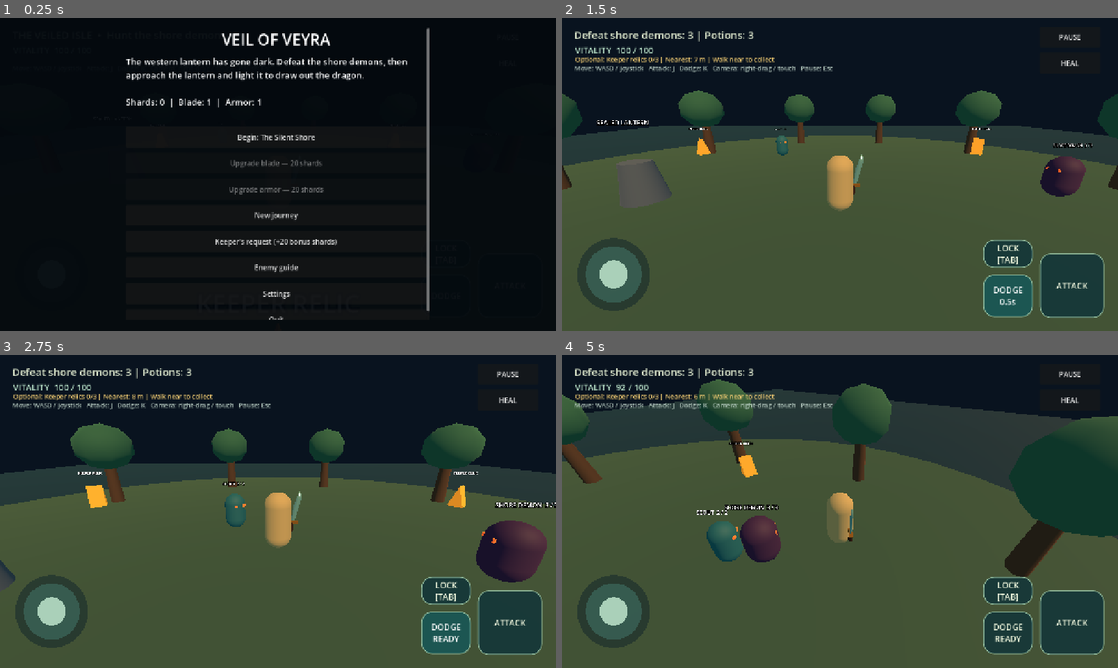
Above: before the commit, frames 1-4 (two rows, left to right).
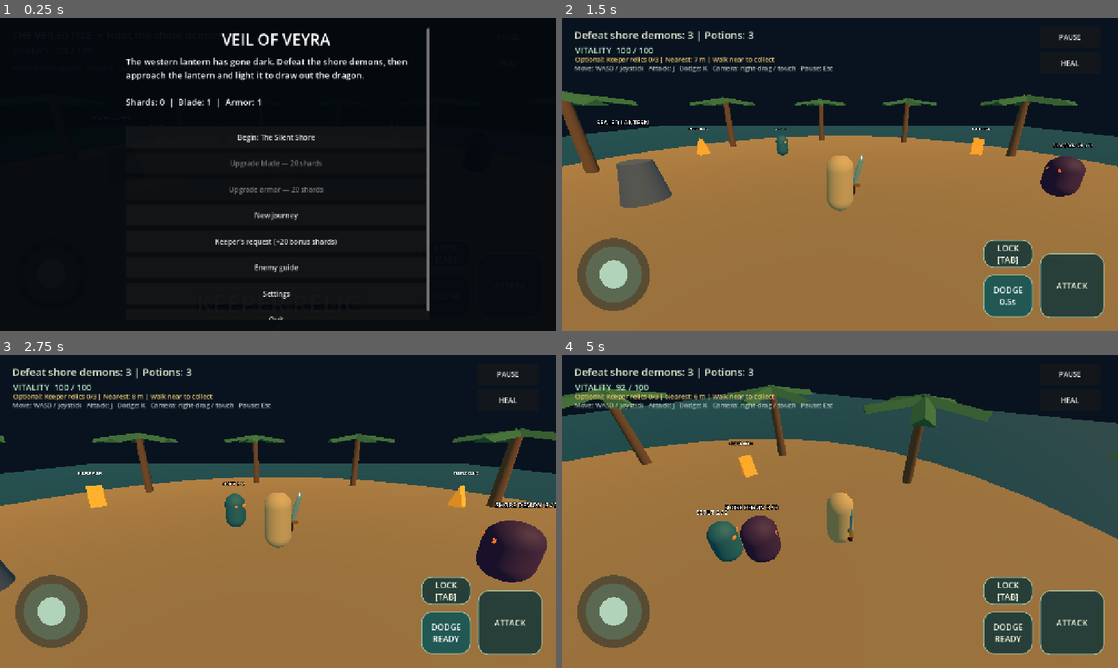
Above: after the commit, the same moments.

Repository: Hirukshanan/veil-of-veyra
Game: Godot game, scene res://scenes/main.tscn
The game is run twice, just before and just after one commit, with the same random seed, the same clock (stepped at 60 frames per second) and the same inputs.
Inputs (mouse positions are in pixels of both pictures, inside the frame that each line leads up to):
- Up to frame 1 (0.25 s): no input
- Up to frame 2 (1.5 s): click "Begin: The Silent Shore" at 0.5 s; click "DODGE READY" at 1.25 s
- Up to frame 3 (2.75 s): click "DODGE READY" at 2 s
- Up to frame 4 (5 s): tap Enter at 2.75 s; move the mouse to (962, 495) at 2.77 s; hold D (move_right) 2.78-3.5 s; tap J (attack) at 2.85 s; click (962, 495) at 2.92 s; tap Space at 3.02 s; drag from (728, 527) to (812, 574) at 3.52 s; move the mouse to (895, 442) at 4.27 s; hold D (move_right) from 4.28 s (still down); tap E (interact) at 4.35 s

The runs differ from the first frame. In frame 2, 56% of the frame differs, in the area x 0-100%, y 23-100%; in frame 3, 55%; in frame 4, 68%, in the area x 0-100%, y 7-100%.

Commit message:
feat: give chapter arenas distinct island environments

Diff:
--- a/scripts/campaign.gd
+++ b/scripts/campaign.gd
@@ -118,6 +118,7 @@
 
 func _ready() -> void:
 	_load_progress()
+	environment_chapter = chapter
 	super._ready()
 	_load_settings()
 	player.set("max_health", 100 + armor_level * 25)
--- /dev/null
+++ b/scripts/chapter_environment.gd
@@ -0,0 +1,87 @@
+extends Node3D
+
+const GROUND_COLORS := [Color(0.58, 0.48, 0.29), Color(0.19, 0.31, 0.21), Color(0.21, 0.2, 0.25)]
+const SEA_COLORS := [Color(0.03, 0.28, 0.34), Color(0.025, 0.17, 0.19), Color(0.09, 0.1, 0.17)]
+var chapter := 0
+var landmarks: Array[Node3D] = []
+
+func _ready() -> void:
+	var count: int = [10, 14, 8][chapter]
+	for index in range(count):
+		var angle := TAU * float(index) / count + 0.17
+		var landmark := Node3D.new()
+		landmark.name = ["ShorePalm", "GroveTree", "RuinPillar"][chapter] + str(index + 1)
+		landmark.position = Vector3(cos(angle) * 12.8, 0, sin(angle) * 12.8)
+		add_child(landmark)
+		landmarks.append(landmark)
+		match chapter:
+			0: _palm(landmark)
+			1: _grove_tree(landmark, index)
+			2: _ruin(landmark, index)
+
+func _piece(parent: Node3D, mesh: Mesh, location: Vector3, color: Color) -> MeshInstance3D:
+	var instance := MeshInstance3D.new()
+	instance.mesh = mesh
+	instance.position = location
+	var material := StandardMaterial3D.new()
+	material.albedo_color = color
+	material.roughness = 0.9
+	instance.material_override = material
+	parent.add_child(instance)
+	return instance
+
+func _column(parent: Node3D, radius: float, height: float, color: Color) -> void:
+	var mesh := CylinderMesh.new()
+	mesh.top_radius = radius * 0.8
+	mesh.bottom_radius = radius
+	mesh.height = height
+	mesh.radial_segments = 8
+	_piece(parent, mesh, Vector3(0, height * 0.5, 0), color)
+	# Camera-only blockers keep direct-pursuit enemies from getting trapped.
+	var blocker := StaticBody3D.new()
+	blocker.collision_layer = 4
+	blocker.collision_mask = 0
+	var collision := CollisionShape3D.new()
+	var shape := CylinderShape3D.new()
+	shape.radius = radius
+	shape.height = height
+	collision.shape = shape
+	collision.position.y = height * 0.5
+	blocker.add_child(collision)
+	parent.add_child(blocker)
+
+func _palm(parent: Node3D) -> void:
+	_column(parent, 0.25, 3.6, Color(0.43, 0.3, 0.18))
+	for index in range(5):
+		var angle := TAU * index / 5.0
+		var frond := PrismMesh.new()
+		frond.size = Vector3(0.8, 0.25, 2.6)
+		var leaf := _piece(parent, frond, Vector3(sin(angle) * 1.1, 3.55, cos(angle) * 1.1), Color(0.2, 0.43, 0.25))
+		leaf.rotation = Vector3(0.15, angle, 0)
+
+func _grove_tree(parent: Node3D, index: int) -> void:
+	var height := 3.0 + (index % 3) * 0.4
+	_column(parent, 0.38, height, Color(0.22, 0.17, 0.16))
+	var crown := SphereMesh.new()
+	crown.radius = 1.5
+	crown.height = 2.7
+	crown.radial_segments = 8
+	crown.rings = 4
+	_piece(parent, crown, Vector3(0, height, 0), Color(0.12, 0.3, 0.24))
+	var fungus := SphereMesh.new()
+	fungus.radius = 0.25
+	fungus.height = 0.2
+	fungus.radial_segments = 8
+	fungus.rings = 4
+	_piece(parent, fungus, Vector3(0.6, 0.2, 0.3), Color(0.3, 0.65, 0.65))
+
+func _ruin(parent: Node3D, index: int) -> void:
+	var height := 2.3 if index % 2 == 0 else 3.7
+	_column(parent, 0.6, height, Color(0.33, 0.3, 0.38))
+	var plinth := BoxMesh.new()
+	plinth.size = Vector3(1.5, 0.3, 1.5)
+	_piece(parent, plinth, Vector3(0, 0.15, 0), Color(0.29, 0.26, 0.32))
+	var cap := BoxMesh.new()
+	cap.size = Vector3(1.3, 0.3, 1.1)
+	var broken_cap := _piece(parent, cap, Vector3(0.1, height, 0), Color(0.43, 0.38, 0.46))
+	broken_cap.rotation.z = 0.12 if index % 2 == 0 else -0.08
--- a/scripts/main.gd
+++ b/scripts/main.gd
@@ -3,6 +3,8 @@
 const PLAYER_SCRIPT = preload("res://scripts/player.gd")
 const ENEMY_SCRIPT = preload("res://scripts/enemy.gd")
 const BOSS_SCRIPT = preload("res://scripts/boss.gd")
+const ENVIRONMENT_SCRIPT = preload("res://scripts/chapter_environment.gd")
+var environment_chapter := 0
 
 var player: CharacterBody3D
 var status_label: Label
@@ -90,25 +92,28 @@
 
 func _build_island() -> void:
 	var water := MeshInstance3D.new()
+	water.name = "Sea"
 	var water_mesh := PlaneMesh.new()
 	water_mesh.size = Vector2(90, 90)
 	water.mesh = water_mesh
 	water.position.y = -1.45
-	water.material_override = _material(Color(0.025, 0.19, 0.24))
+	water.material_override = _material(ENVIRONMENT_SCRIPT.SEA_COLORS[environment_chapter])
 	add_child(water)
 
 	var island := StaticBody3D.new()
+	island.name = "Island"
 	island.position.y = -0.7
 	add_child(island)
 
 	var island_mesh := MeshInstance3D.new()
+	island_mesh.name = "Surface"
 	var cylinder := CylinderMesh.new()
 	cylinder.top_radius = 16.0
 	cylinder.bottom_radius = 16.0
 	cylinder.height = 1.4
 	cylinder.radial_segments = 40
 	island_mesh.mesh = cylinder
-	island_mesh.material_override = _material(Color(0.22, 0.34, 0.25))
+	island_mesh.material_override = _material(ENVIRONMENT_SCRIPT.GROUND_COLORS[environment_chapter])
 	island.add_child(island_mesh)
 
 	var island_collision := CollisionShape3D.new()
@@ -138,46 +143,10 @@
 
 
 func _build_decor() -> void:
-	for index in range(10):
-		var angle := TAU * float(index) / 10.0
-		var tree := Node3D.new()
-		tree.position = Vector3(cos(angle) * 11.5, 0, sin(angle) * 11.5)
-		add_child(tree)
-
-		var trunk := MeshInstance3D.new()
-		var trunk_mesh := CylinderMesh.new()
-		trunk_mesh.top_radius = 0.22
-		trunk_mesh.bottom_radius = 0.34
-		trunk_mesh.height = 3.0
-		trunk_mesh.radial_segments = 7
-		trunk.mesh = trunk_mesh
-		trunk.position.y = 1.5
-		trunk.material_override = _material(Color(0.31, 0.22, 0.15))
-		tree.add_child(trunk)
-
-		# Camera-only blocker: scenery must not trap enemies using direct pursuit.
-		var camera_blocker := StaticBody3D.new()
-		camera_blocker.collision_layer = 4
-		camera_blocker.collision_mask = 0
-		var trunk_collision := CollisionShape3D.new()
-		var trunk_shape := CylinderShape3D.new()
-		trunk_shape.radius = 0.34
-		trunk_shape.height = 3.0
-		trunk_collision.shape = trunk_shape
-		trunk_collision.position.y = 1.5
-		camera_blocker.add_child(trunk_collision)
-		tree.add_child(camera_blocker)
-
-		var crown := MeshInstance3D.new()
-		var crown_mesh := SphereMesh.new()
-		crown_mesh.radius = 1.35
-		crown_mesh.height = 2.4
-		crown_mesh.radial_segments = 8
-		crown_mesh.rings = 4
-		crown.mesh = crown_mesh
-		crown.position.y = 3.0
-		crown.material_override = _material(Color(0.17, 0.38, 0.27))
-		tree.add_child(crown)
+	var decor := ENVIRONMENT_SCRIPT.new()
+	decor.name = "ChapterEnvironment"
+	decor.set("chapter", environment_chapter)
+	add_child(decor)
 
 
 func _build_player() -> void:
--- /dev/null
+++ b/tests/environment_check.gd
@@ -0,0 +1,48 @@
+extends SceneTree
+
+func _initialize() -> void:
+	call_deferred("_run")
+
+func _run() -> void:
+	assert(OS.get_environment("VEYRA_TEST") == "1")
+	var palettes: Array[Color] = []
+	for chapter in range(3):
+		var config := ConfigFile.new()
+		config.set_value("campaign", "chapter", chapter)
+		assert(config.save("user://campaign.cfg") == OK)
+		var scene = load("res://scenes/main.tscn").instantiate()
+		root.add_child(scene)
+		await process_frame
+		for frame in range(3):
+			await physics_frame
+		var decor = scene.get_node("ChapterEnvironment")
+		assert(decor.chapter == chapter)
+		assert(decor.landmarks.size() == [10, 14, 8][chapter])
+		var palette: Color = scene.get_node("Island/Surface").material_override.albedo_color
+		assert(not palettes.has(palette), "Each chapter needs a distinct ground palette")
+		palettes.append(palette)
+		var space: PhysicsDirectSpaceState3D = scene.get_world_3d().direct_space_state
+		for landmark in decor.landmarks:
+			assert(landmark.position.length() > 12.0, "Keep the inner arena clear")
+			for mesh in landmark.find_children("*", "MeshInstance3D", true, false):
+				var bounds: AABB = mesh.mesh.get_aabb()
+				for corner in range(8):
+					var point: Vector3 = mesh.global_transform * (bounds.position + bounds.size * Vector3(corner & 1, (corner >> 1) & 1, (corner >> 2) & 1))
+					assert(Vector2(point.x, point.z).length() < 16.0, "Scenery must fit on the island")
+			var from: Vector3 = landmark.global_position + Vector3(0, 1.5, 2)
+			var to: Vector3 = landmark.global_position + Vector3(0, 1.5, -2)
+			var query := PhysicsRayQueryParameters3D.create(from, to, 4)
+			assert(not space.intersect_ray(query).is_empty(), "Trunks and pillars must block the camera")
+			query.collision_mask = 1
+			assert(space.intersect_ray(query).is_empty(), "Decor must not obstruct direct-pursuit gameplay")
+		var objectives: Array[Vector3] = [scene.lantern.global_position]
+		for relic in scene.relic_hunt.relics:
+			objectives.append(relic.global_position)
+		for point in objectives:
+			var ground := space.intersect_ray(PhysicsRayQueryParameters3D.create(point + Vector3.UP * 5, point + Vector3.DOWN * 5, 1))
+			assert(not ground.is_empty() and absf(ground.position.y) < 0.1, "Objectives must stay on walkable ground")
+		scene.queue_free()
+		await process_frame
+		paused = false
+	print("PASS: three chapter themes, distinct palettes, island bounds, clear arena, actual camera-only collision and grounded objectives")
+	quit()
Not shown, changed: RELEASE_STATUS.md
Not shown, changed: VALIDATION.md
